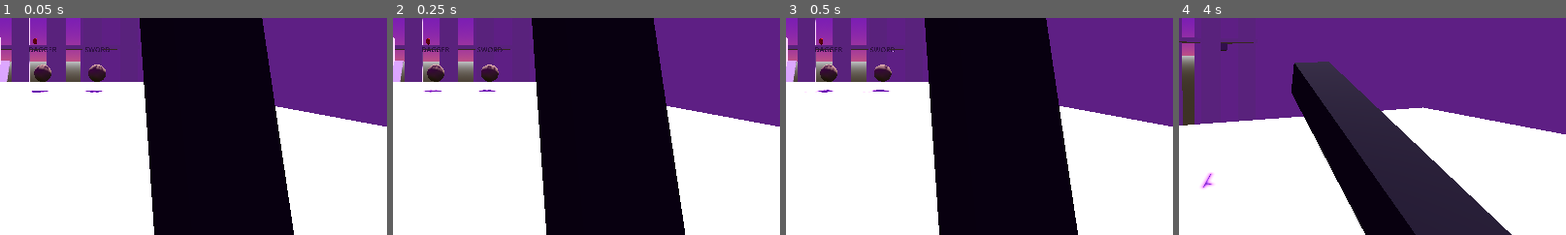
Above: before the commit, frames 1-4 (left to right).
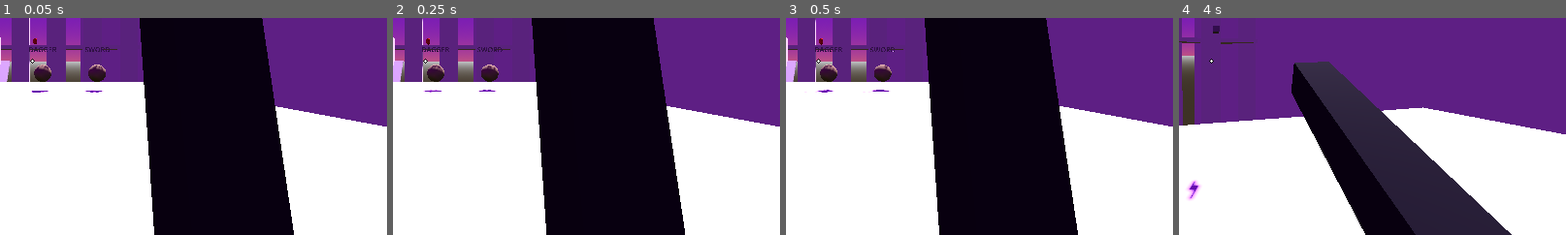
Above: after the commit, the same moments.

Repository: DeepRestGames/pizza-time
Game: Godot game, scene res://Scenes/DarkSouls_Aqueduct.tscn
The game is run twice, just before and just after one commit, with the same random seed, the same clock (stepped at 60 frames per second) and the same inputs.
Inputs (mouse positions are % of the whole screen's width and height, from its top left):
- Up to frame 1 (0.05 s): no input
- Up to frame 2 (0.25 s): no input
- Up to frame 3 (0.5 s): no input
- Up to frame 4 (4 s): tap Enter at 0.5 s; move the mouse to (55, 50) at 0.52 s; hold W (forward) from 0.53 s (still down); click (55, 50) at 0.6 s; tap Space (jump) at 0.77, 1.52, 3.02, 3.77 s; move the mouse to (45, 50) at 1.27 s; tap Shift (sprint) at 1.35, 2.85 s; move the mouse to (52, 48) at 2.02 s; click (52, 48) at 2.1 s; move the mouse to (49, 52) at 2.77 s; move the mouse to (57, 51) at 3.52 s; click (57, 51) at 3.6 s
The pictures show only the part of the screen within x 46-96%, y 40-90%; the shares and areas given below are measured in that part.

The runs differ from the first frame. In frame 1, less than 0.1% of the frame differs, in the area x 7-10%, y 18-21%; in frame 2, less than 0.1%; in frame 3, less than 0.1%; in frame 4, 0.5%, in the area x 2-13%, y 3-84%.

Commit message:
Added first person target and new Art folder

Diff:
--- a/GodotProject/Scenes/DarkSouls_Aqueduct.tscn
+++ b/GodotProject/Scenes/DarkSouls_Aqueduct.tscn
@@ -1,7 +1,7 @@
-[gd_scene load_steps=17 format=3 uid="uid://cids036378ug5"]
+[gd_scene load_steps=18 format=3 uid="uid://cids036378ug5"]
 
 [ext_resource type="PackedScene" uid="uid://bq4r28jv36sep" path="res://Scenes/Prefabs/Player.tscn" id="1_ut346"]
-[ext_resource type="PackedScene" uid="uid://b2xtxf8hbu210" path="res://Models/Environment/240202_Dark_souls_aqueduct.gltf" id="3_82p7p"]
+[ext_resource type="PackedScene" uid="uid://b2xtxf8hbu210" path="res://Art/Models/Environment/240202_Dark_souls_aqueduct.gltf" id="3_82p7p"]
 [ext_resource type="PackedScene" uid="uid://cngrix4nac3ym" path="res://Scenes/Prefabs/Enemy.tscn" id="3_xjk1f"]
 [ext_resource type="PackedScene" uid="uid://d3phruk5mowp3" path="res://Scenes/Prefabs/Pickups/PickupItem.tscn" id="4_3tytv"]
 [ext_resource type="PackedScene" uid="uid://dy0nyqewtis1" path="res://Scenes/Prefabs/Level Design Elements/Drawbridge.tscn" id="5_b4d6r"]
@@ -186,6 +186,7 @@
 [node name="SlidingDoor" parent="." instance=ExtResource("7_qkbge")]
 transform = Transform3D(0.3, 0, 0, 0, 0.3, 0, 0, 0, 0.3, 18.8579, 12, -36.751)
 two_way_movement = true
+activated = true
 
 [node name="InteractableButton" parent="." node_paths=PackedStringArray("movable_platform") instance=ExtResource("6_l0g6y")]
 transform = Transform3D(1, 0, 0, 0, 1, 0, 0, 0, 1, 22.3221, 12, -35.8805)
--- a/GodotProject/Scenes/Prefabs/Player.tscn
+++ b/GodotProject/Scenes/Prefabs/Player.tscn
@@ -1,6 +1,7 @@
 [gd_scene load_steps=11 format=3 uid="uid://bq4r28jv36sep"]
 
 [ext_resource type="Script" path="res://Scripts/Player.gd" id="1_6d860"]
+[ext_resource type="Texture2D" uid="uid://ma18qtx1qeta" path="res://Art/Icons/WhiteCircle.png" id="2_jepl7"]
 
 [sub_resource type="CapsuleMesh" id="CapsuleMesh_cyhp0"]
 
@@ -122,7 +123,7 @@
 [node name="Camera3D" type="Camera3D" parent="Head"]
 
 [node name="ProjectileThrowTrajectory" type="RayCast3D" parent="Head/Camera3D"]
-transform = Transform3D(1, 0, 0, 0, 0.999999, 0, 0, 0, 0.999999, 0.130839, -0.288042, -1.56447)
+transform = Transform3D(1, 0, 0, 0, 0.999999, 0, 0, 0, 0.999999, 0, 0, -1.5)
 target_position = Vector3(0, 0, -1)
 collision_mask = 0
 debug_shape_custom_color = Color(1, 0, 0, 1)
@@ -160,5 +161,62 @@
 "": SubResource("AnimationLibrary_dytqh")
 }
 
+[node name="HUD" type="Control" parent="."]
+layout_mode = 3
+anchors_preset = 15
+anchor_right = 1.0
+anchor_bottom = 1.0
+grow_horizontal = 2
+grow_vertical = 2
+mouse_filter = 2
+
+[node name="Target" type="Control" parent="HUD"]
+layout_mode = 1
+anchors_preset = 8
+anchor_left = 0.5
+anchor_top = 0.5
+anchor_right = 0.5
+anchor_bottom = 0.5
+offset_left = -3.0
+offset_top = -3.0
+offset_right = 3.0
+offset_bottom = 3.0
+grow_horizontal = 2
+grow_vertical = 2
+mouse_filter = 2
+
+[node name="Outline" type="TextureRect" parent="HUD/Target"]
+modulate = Color(0, 0, 0, 1)
+layout_mode = 1
+anchors_preset = 8
+anchor_left = 0.5
+anchor_top = 0.5
+anchor_right = 0.5
+anchor_bottom = 0.5
+offset_left = -3.0
+offset_top = -3.0
+offset_right = 3.0
+offset_bottom = 3.0
+grow_horizontal = 2
+grow_vertical = 2
+texture = ExtResource("2_jepl7")
+expand_mode = 1
+
+[node name="Inner" type="TextureRect" parent="HUD/Target"]
+layout_mode = 1
+anchors_preset = 8
+anchor_left = 0.5
+anchor_top = 0.5
+anchor_right = 0.5
+anchor_bottom = 0.5
+offset_left = -2.0
+offset_top = -2.0
+offset_right = 2.0
+offset_bottom = 2.0
+grow_horizontal = 2
+grow_vertical = 2
+texture = ExtResource("2_jepl7")
+expand_mode = 1
+
 [connection signal="body_entered" from="Head/WeaponPivot/WeaponModel/WeaponHitbox" to="." method="_on_weapon_hitbox_body_entered"]
 [connection signal="animation_finished" from="AnimationPlayer" to="." method="_on_animation_player_animation_finished"]
Binary file added: GodotProject/Art/Icons/WhiteCircle.png
Not shown, added: GodotProject/Art/Icons/WhiteCircle.png.import
Renamed: GodotProject/Models/Environment/240202_Dark_souls_aqueduct.gltf -> GodotProject/Art/Models/Environment/240202_Dark_souls_aqueduct.gltf
Not shown, changed: GodotProject/Art/Models/Environment/240202_Dark_souls_aqueduct.gltf.import
Not shown, changed: GodotProject/Art/Models/Environment/Chrysler building_v1.gltf.import
Not shown, added: GodotProject/Art/Models/Environment/Chrysler building_v1.gltf
